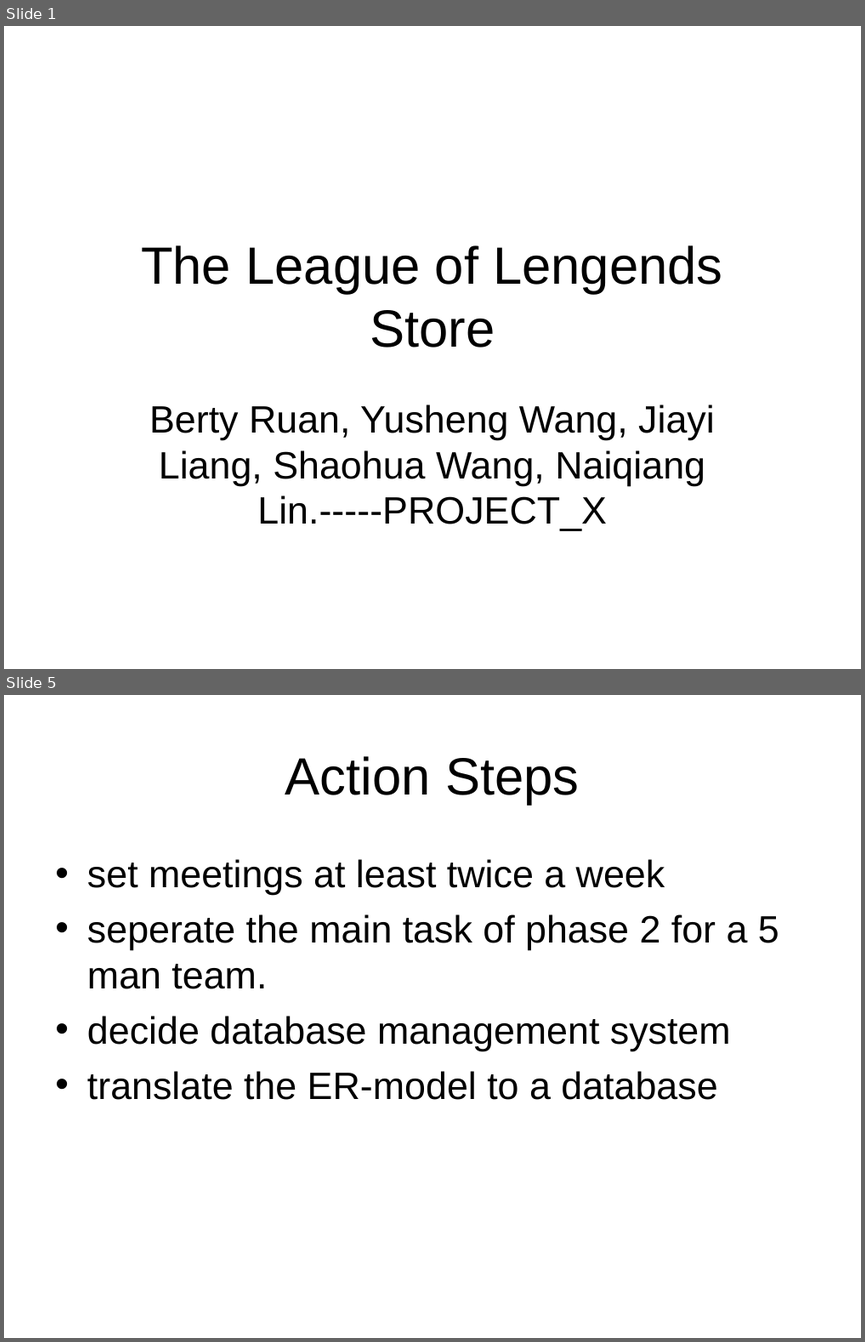
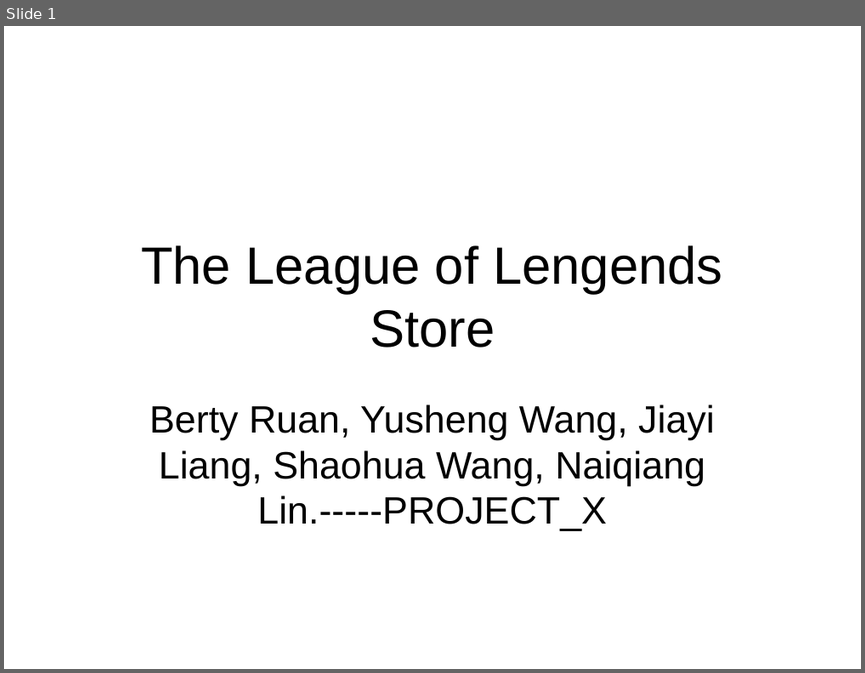
Before and after one commit to yvw5231/project, a slide deck: The League of Lengends Store.ppt. Shown one above the other, each under a label of ours: slides 1 and 5 before the commit, slide 1 after it; the slides between them are not shown. The pictures are 865x1342 and 865x673 pixels, drawn with LibreOffice and Linux fonts; fonts in the diff are those of the drawing; background and template pictures are left out. Boxes give left, top, right and bottom in pixels: in the first picture for what was removed or moved away, otherwise in the second. Text is boxed around its words. In the diff, an @@ line names an element or a change of style, - is before the commit and + after.

```diff
--- a/The League of Lengends Store.ppt
+++ b/The League of Lengends Store.ppt
@@ slide 5 removed at (x1=4, y1=695, x2=861, y2=1338), background picture (left out) @@
@@ title removed at (x1=285, y1=756, x2=579, y2=805) @@
-Action Steps
@@ text removed at (x1=87, y1=859, x2=779, y2=1100) @@
-• set meetings at least twice a week
-• seperate the main task of phase 2 for a 5 man team.
-• decide database management system
-• translate the ER-model to a database
```
Also in this commit, not shown: 5 slides added, 3 other slides removed.
